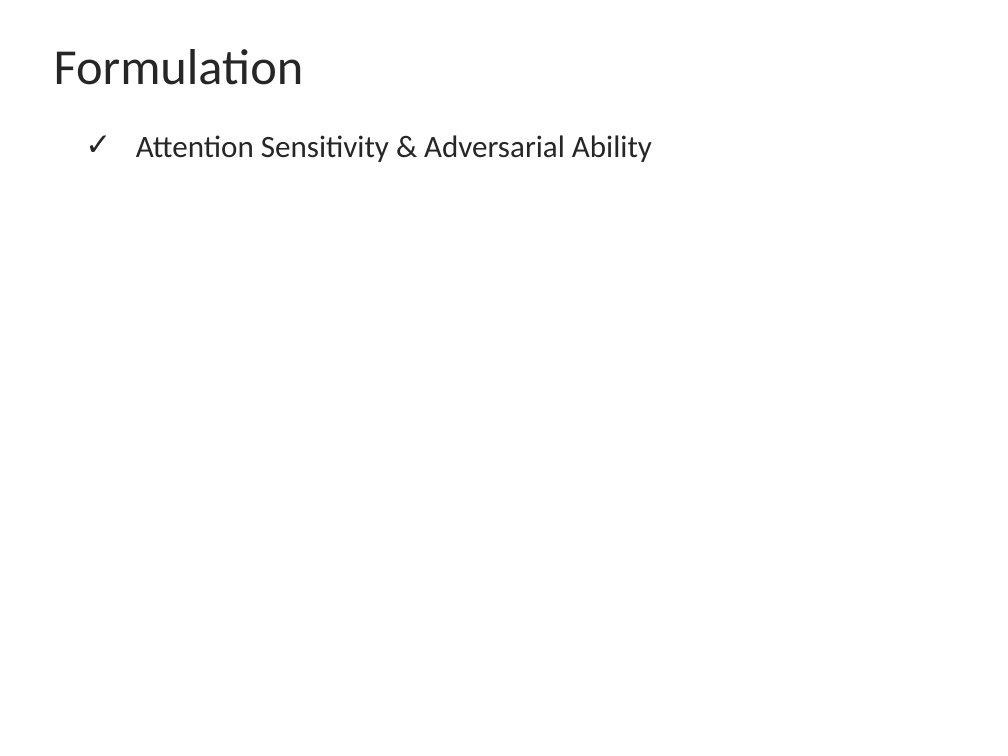
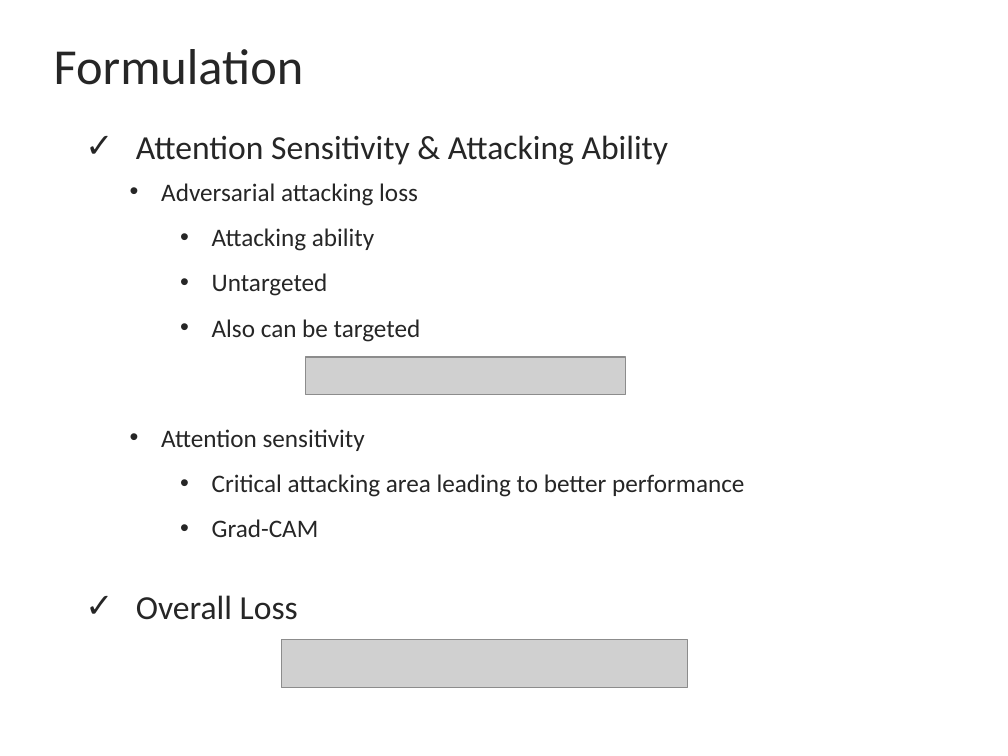
Before and after one commit to liuaishan/PerceptualSensitiveGAN, a slide deck: slide 11 of PSGAN_presentation.pptx. Drawn at 1008x756 pixels with LibreOffice and Linux fonts; fonts in the diff are those of the drawing; grey boxes stand for pictures. Boxes give left, top, right and bottom in pixels: in the first picture for what was removed or moved away, otherwise in the second. Text is boxed around its words. In the diff, an @@ line names an element or a change of style, - is before the commit and + after.

```diff
--- a/PSGAN_presentation.pptx
+++ b/PSGAN_presentation.pptx
@@ text at [136, 135, 669, 165]: text changed; size 22.2 to 24 pt @@
-✓ Attention Sensitivity & Adversarial Ability
+✓ Attention Sensitivity & Attacking Ability
@@ text added at [161, 183, 421, 342], 18 pt, text #262626 @@
+• Adversarial attacking loss
+  • Attacking ability
+  • Untargeted
+  • Also can be targeted
@@ picture added at [305, 357, 625, 395] @@
@@ text added at [161, 429, 744, 537], 18 pt, text #262626 @@
+• Attention sensitivity
+  • Critical attacking area leading to better performance
+  • Grad-CAM
@@ text added at [136, 595, 298, 620], 24 pt, text #262626 @@
+✓ Overall Loss
@@ picture added at [282, 640, 687, 687] @@
```
Also in this commit, not shown: 2 other slides changed, 2 slides added, 1 slide removed.
